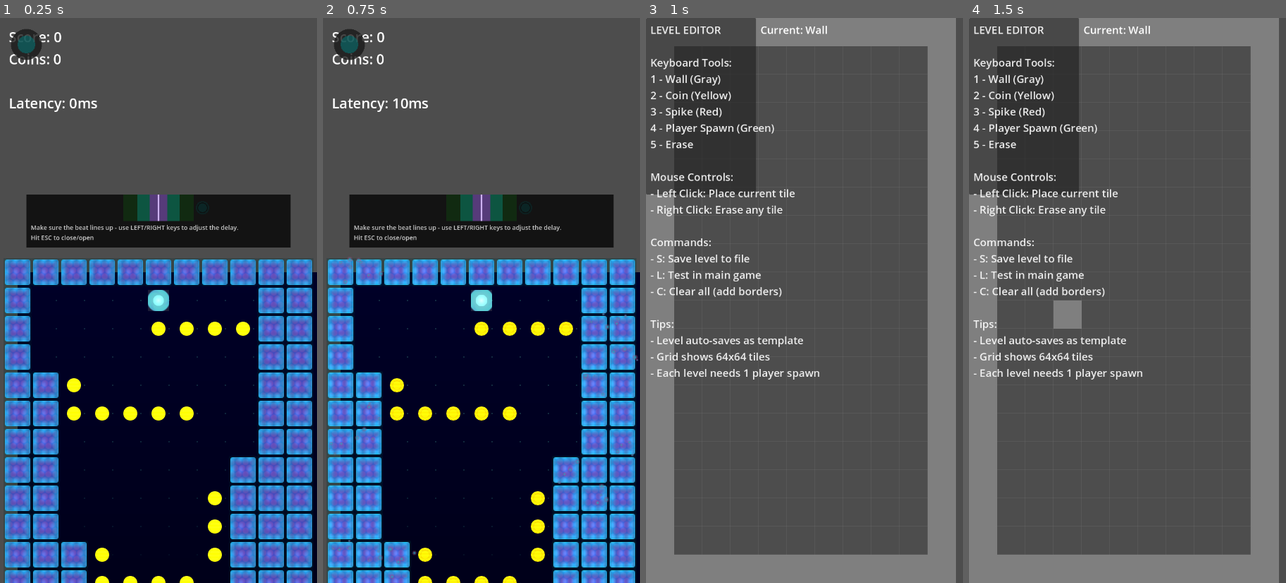
Above: before the commit, frames 1-4 (left to right).
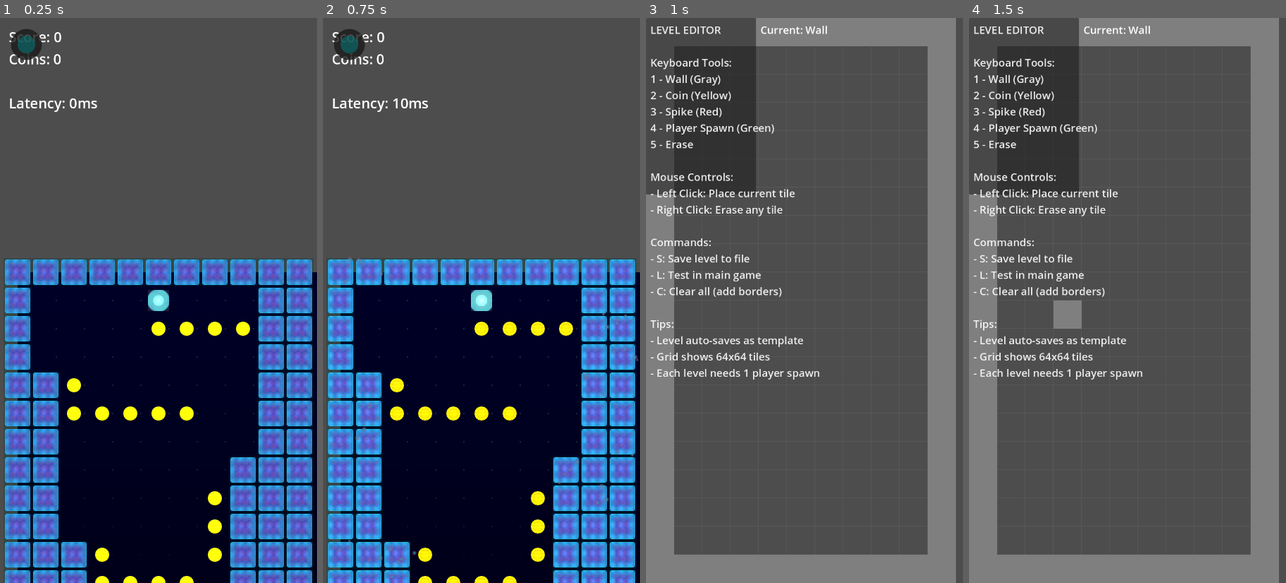
Above: after the commit, the same moments.

Repository: rubiconRiver/tomb-of-the-mask-clone
Game: Godot game, scene res://scenes/main.tscn
Two runs of this game, one before a commit and one after it. Both use one fixed random seed, a clock stepped at 60 frames per second and the inputs below.
Inputs (mouse positions are in pixels of both pictures, inside the frame that each line leads up to):
- Up to frame 1 (0.25 s): no input
- Up to frame 2 (0.75 s): tap Enter at 0.5 s; move the mouse to (551, 272) at 0.52 s; hold Right (ui_right) from 0.53 s (still down); tap 1 at 0.6 s; click (551, 272) at 0.67 s
- Up to frame 3 (1 s): keep holding Right (ui_right); tap Space (ui_select) at 0.77 s
- Up to frame 4 (1.5 s): release Right (ui_right) at 1.25 s; tap Space (ui_select) at 1.25 s; drag from (1064, 328) to (1111, 413) at 1.27 s

The runs differ from the first frame. In frame 1, 7.7% of the frame differs, in the area x 8-92%, y 31-41%; in frame 2, 7.7%; in frame 3, nothing differs; in frame 4, nothing differs.

Commit message:
remove beat ui
remove beat ui

Diff:
--- a/scripts/GameManager.gd
+++ b/scripts/GameManager.gd
@@ -181,10 +181,6 @@
 		update_latency_display()
 		print("Audio latency offset: ", audio_latency_offset * 1000, "ms")
 
-	# Toggle beat timeline with ESC
-	if Input.is_action_just_pressed("ui_cancel"):
-		if beat_timeline:
-			beat_timeline.toggle_visibility()
 
 	# Return to level editor with E key
 	if Input.is_action_just_pressed("ui_select"):  # Usually Enter/Space
--- a/scripts/ui/BeatTimeline.gd
+++ b/scripts/ui/BeatTimeline.gd
@@ -5,12 +5,12 @@
 var beat_interval: float = 0.5
 var upcoming_beat_indicator: Control
 var instructions_label: Label
-var is_visible: bool = true
 var perfect_rect: ColorRect
 var great_rect: ColorRect
 var good_rect: ColorRect
 
 func _ready():
+	visible = false
 	custom_minimum_size = Vector2(600, 120)
 	position = Vector2(60, 400)
 
@@ -48,42 +48,42 @@
 func create_timing_windows():
 	# Good window (widest, draw first)
 	good_rect = ColorRect.new()
-	good_rect.color = Color(0.0, 1.0, 0.0, 0.1)  # Green
+	good_rect.color = Color(0.0, 1.0, 0.0, 0.1) # Green
 	add_child(good_rect)
 
 	# Great window
 	great_rect = ColorRect.new()
-	great_rect.color = Color(0.0, 1.0, 1.0, 0.2)  # Cyan
+	great_rect.color = Color(0.0, 1.0, 1.0, 0.2) # Cyan
 	add_child(great_rect)
 
 	# Perfect window (narrowest, draw last)
 	perfect_rect = ColorRect.new()
-	perfect_rect.color = Color(1.0, 0.0, 1.0, 0.3)  # Magenta
+	perfect_rect.color = Color(1.0, 0.0, 1.0, 0.3) # Magenta
 	add_child(perfect_rect)
 
 	update_timing_window_sizes()
 
 func update_timing_window_sizes():
 	var center_x = custom_minimum_size.x / 2
-	var pixels_per_second = 400.0  # How many pixels = 1 second
+	var pixels_per_second = 400.0 # How many pixels = 1 second
 
 	# Get window scale from beat interval
-	var base_beat_interval = 0.5  # 120 BPM
+	var base_beat_interval = 0.5 # 120 BPM
 	var window_scale = beat_interval / base_beat_interval
 
 	# Update window sizes based on scaled timing windows
 	if perfect_rect:
-		var perfect_width = 0.1 * window_scale * pixels_per_second  # ±50ms at 120 BPM
+		var perfect_width = 0.1 * window_scale * pixels_per_second # ±50ms at 120 BPM
 		perfect_rect.size = Vector2(perfect_width, 60)
 		perfect_rect.position = Vector2(center_x - perfect_rect.size.x / 2, 0)
 
 	if great_rect:
-		var great_width = 0.24 * window_scale * pixels_per_second  # ±120ms at 120 BPM
+		var great_width = 0.24 * window_scale * pixels_per_second # ±120ms at 120 BPM
 		great_rect.size = Vector2(great_width, 60)
 		great_rect.position = Vector2(center_x - great_rect.size.x / 2, 0)
 
 	if good_rect:
-		var good_width = 0.4 * window_scale * pixels_per_second  # ±200ms at 120 BPM
+		var good_width = 0.4 * window_scale * pixels_per_second # ±200ms at 120 BPM
 		good_rect.size = Vector2(good_width, 60)
 		good_rect.position = Vector2(center_x - good_rect.size.x / 2, 0)
 
@@ -115,7 +115,7 @@
 			# ON BEAT - Big white circle with high contrast
 			draw_circle(center, 25, Color(1.0, 1.0, 1.0, 1.0))
 			draw_circle(center, 20, Color(0.0, 0.0, 0.0, 1.0))
-			draw_circle(center, 15, Color(1.0, 0.0, 1.0, 1.0))  # Magenta center
+			draw_circle(center, 15, Color(1.0, 0.0, 1.0, 1.0)) # Magenta center
 		else:
 			# Approaching beat - Cyan circle
 			draw_circle(center, 15, Color(0.0, 1.0, 1.0, 0.8))
@@ -123,8 +123,4 @@
 			draw_circle(center, 10, Color(0.0, 1.0, 1.0, 1.0))
 
 func _process(_delta):
-	queue_redraw()  # Continuously redraw for smooth animation
-
-func toggle_visibility():
-	visible = not visible
-	is_visible = visible
+	queue_redraw() # Continuously redraw for smooth animation
